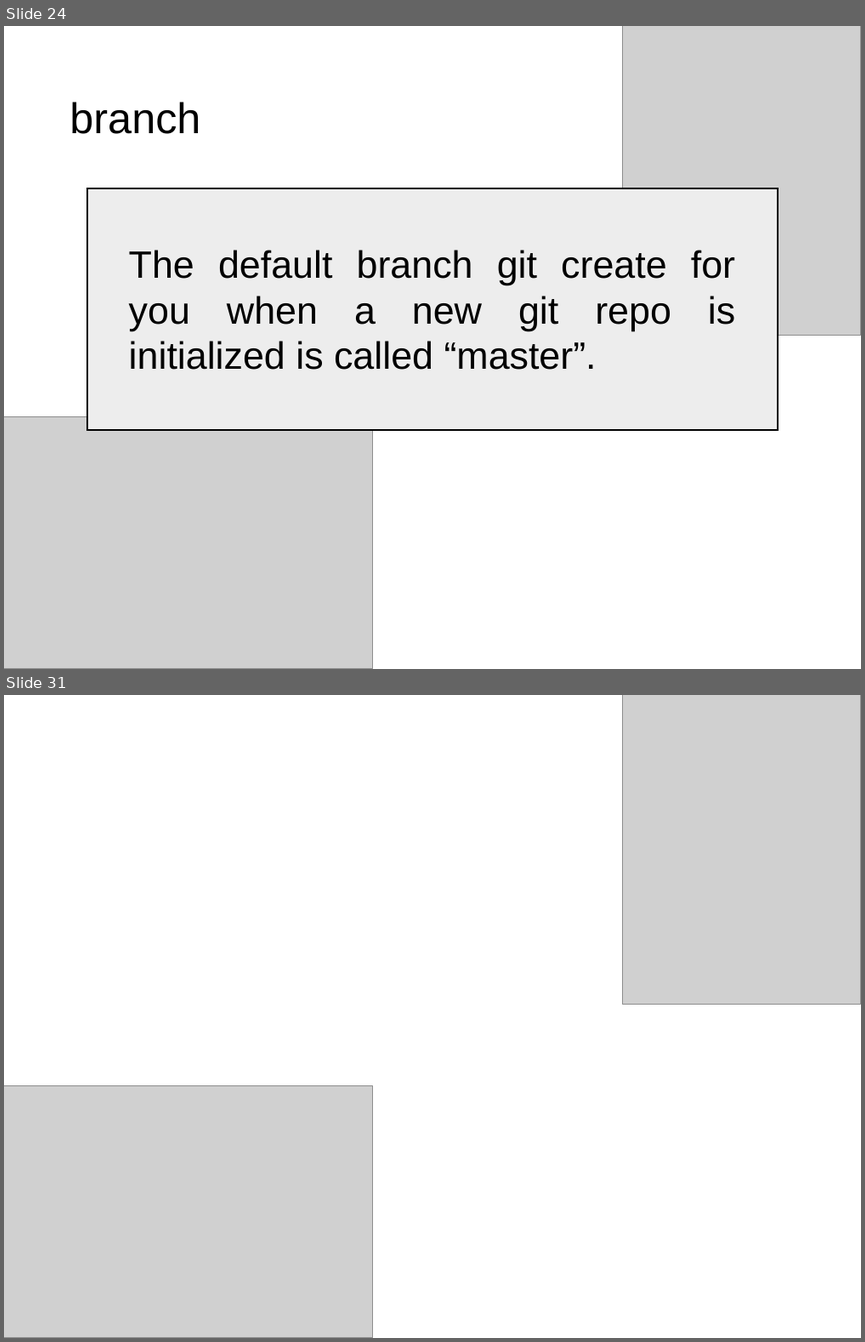
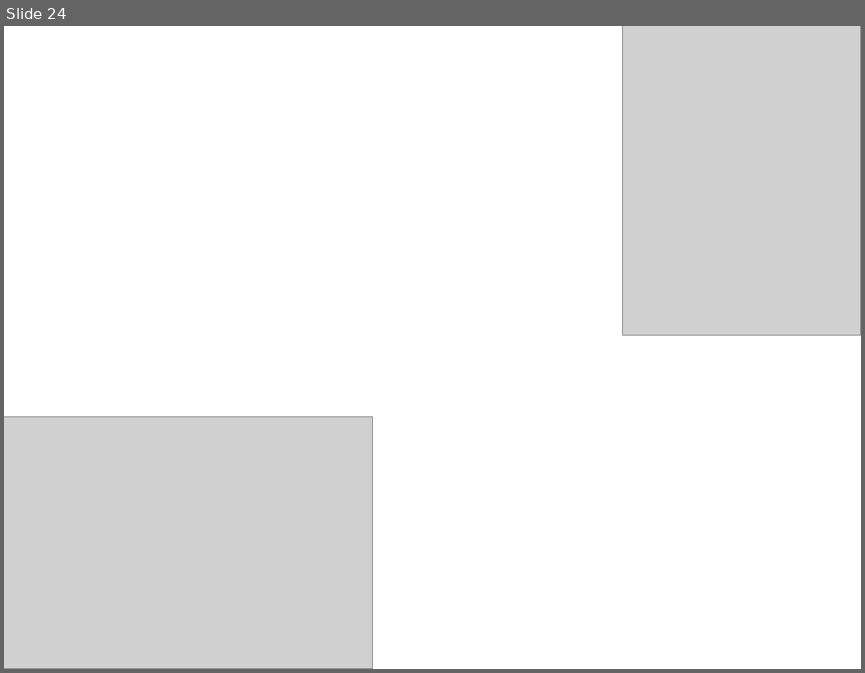
Before and after one commit to NCKU-BDA-2020/TA_Git_GitHub, a slide deck: TA_Class_III.pptx. Shown one above the other, each under a label of ours: slides 24 and 31 before the commit, slide 24 after it; the slides between them are not shown. The pictures are 865x1342 and 865x673 pixels, drawn with LibreOffice and Linux fonts; fonts in the diff are those of the drawing; grey boxes stand for pictures. Boxes give left, top, right and bottom in pixels: in the first picture for what was removed or moved away, otherwise in the second. Text is boxed around its words. In the diff, an @@ line names an element or a change of style, - is before the commit and + after.

```diff
--- a/TA_Class_III.pptx
+++ b/TA_Class_III.pptx
@@ slide 24 removed at (4,26,861,669), background #FFFFFF @@
@@ picture removed at (623,26,861,335) @@
@@ text removed at (69,102,200,134) @@
-branch
@@ rectangle removed at (87,189,778,431) @@
@@ text removed at (129,250,735,369) @@
-The default branch git create for you when a new git repo is initialized is called “master”.
@@ picture removed at (4,417,372,669) @@
@@ what was slide 31 is now slide 24 @@
```
Also in this commit, not shown: 11 slides changed, 14 other slides removed.
